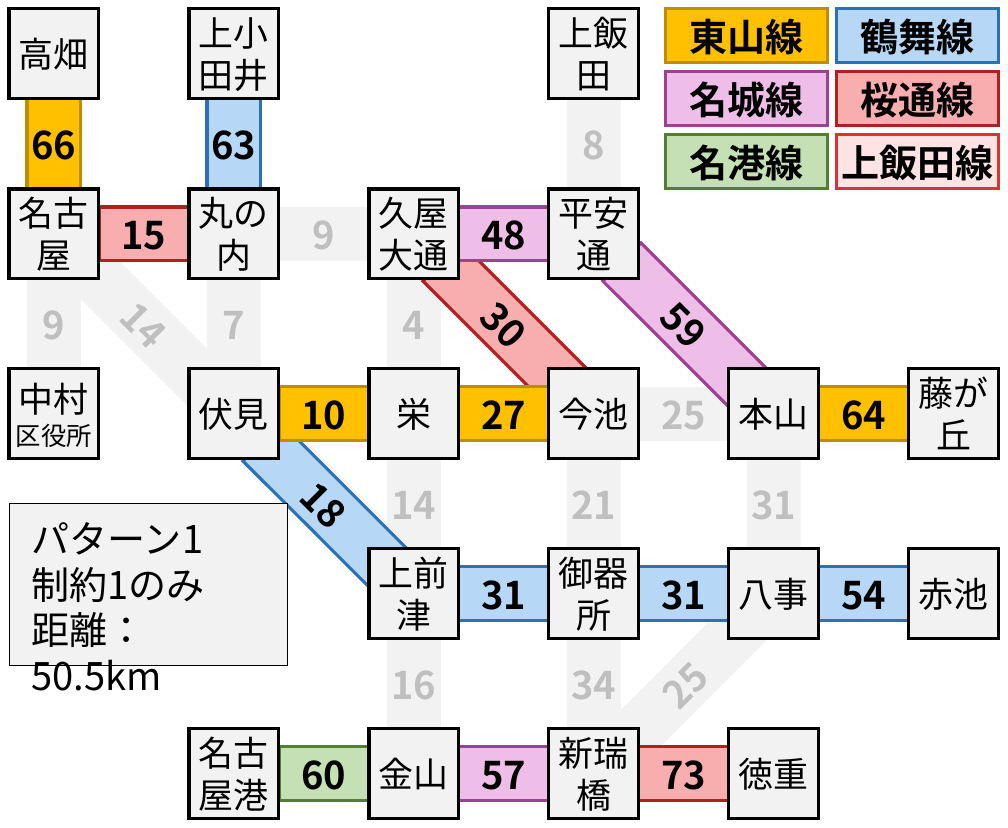
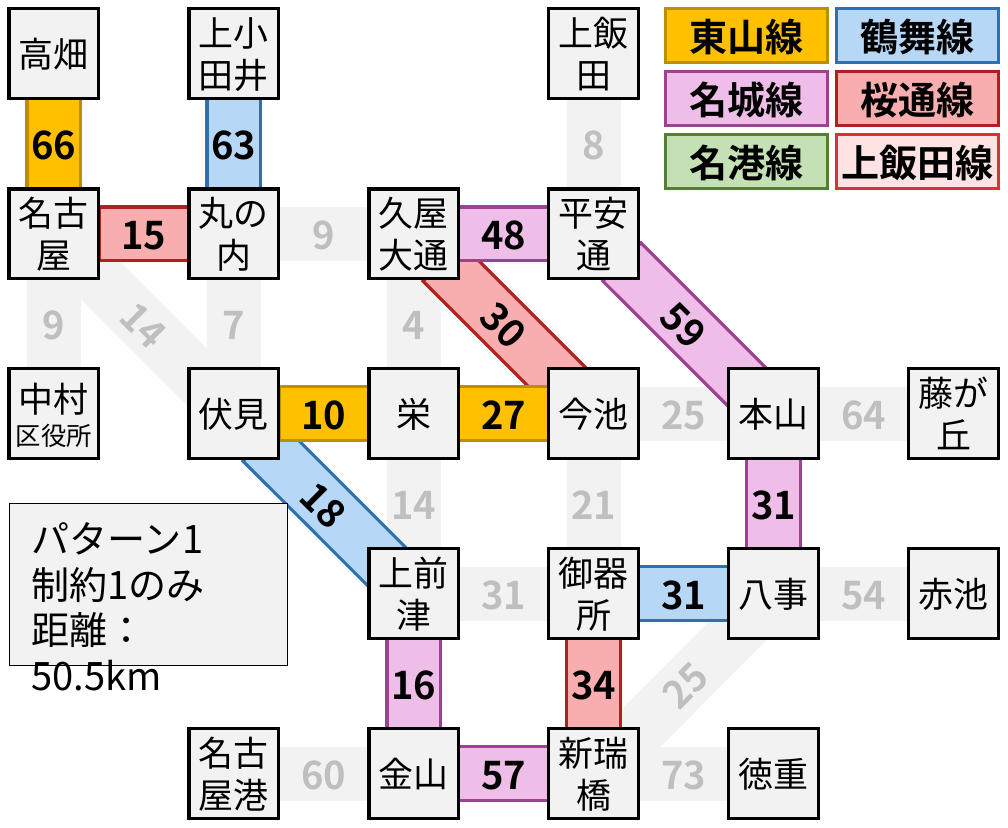
Before and after one commit to maraigue/nagoya-subway-longest-pass, a slide deck: slide 2 of nagoya-subway.pptx. Drawn at 1008x828 pixels with LibreOffice and Linux fonts; fonts in the diff are those of the drawing. Boxes give left, top, right and bottom in pixels: in the first picture for what was removed or moved away, otherwise in the second. Text is boxed around its words. In the diff, an @@ line names an element or a change of style, - is before the commit and + after.

```diff
--- a/nagoya-subway.pptx
+++ b/nagoya-subway.pptx
@@ rectangle "64" at box(818, 386, 907, 441): text colour #000000 to #BFBFBF; fill #FFC000 to #F2F2F2; outline #BD8E00 1 pt to none @@
@@ rectangle "31" at box(747, 459, 802, 549): text colour #BFBFBF to #000000; fill #F2F2F2 to #EEBEE8; outline none to #9D4192 1 pt @@
@@ rectangle "31" at box(459, 567, 549, 622): text colour #000000 to #BFBFBF; fill #B6D8F6 to #F2F2F2; outline #2C72B2 1 pt to none @@
@@ rectangle "54" at box(818, 567, 907, 622): text colour #000000 to #BFBFBF; fill #B6D8F6 to #F2F2F2; outline #2C72B2 1 pt to none @@
@@ rectangle "16" at box(386, 638, 441, 727): text colour #BFBFBF to #000000; fill #F2F2F2 to #EEBEE8; outline none to #9D4192 1 pt @@
@@ rectangle "34" at box(567, 638, 622, 727): text colour #BFBFBF to #000000; fill #F2F2F2 to #F8AEAE; outline none to #AF2121 1 pt @@
@@ rectangle "60" at box(279, 747, 368, 802): text colour #000000 to #BFBFBF; fill #C5E0B4 to #F2F2F2; outline #538035 1 pt to none @@
@@ rectangle "73" at box(640, 747, 729, 802): text colour #000000 to #BFBFBF; fill #F8AEAE to #F2F2F2; outline #AF2121 1 pt to none @@
```
Also in this commit, not shown: 1 other file.
